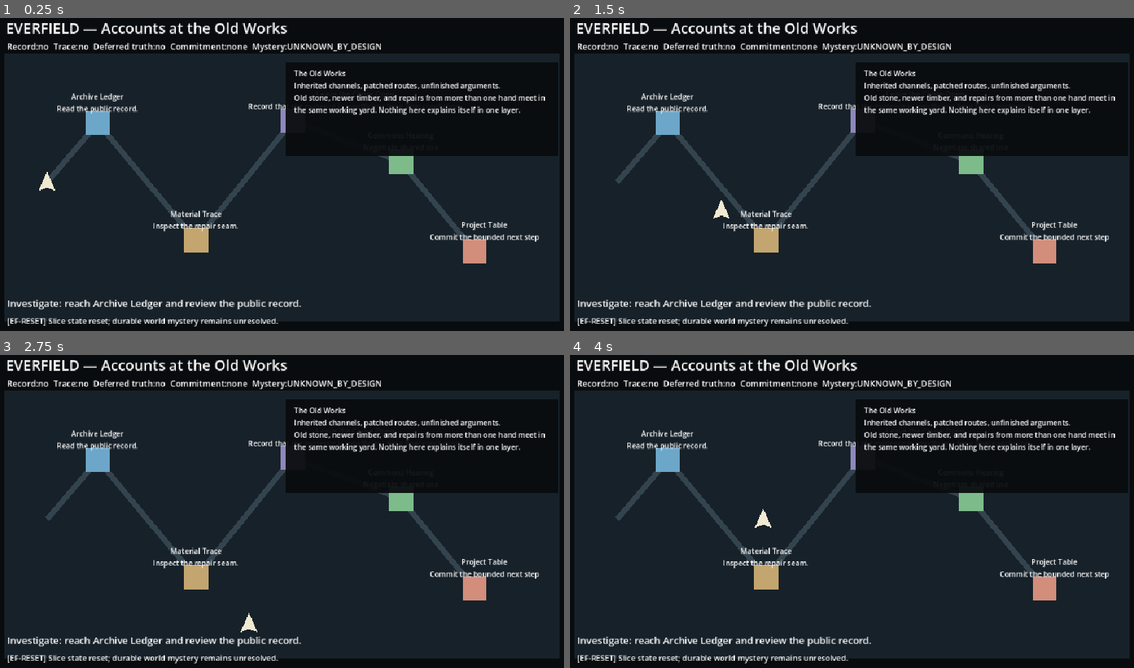
Above: before the commit, frames 1-4 (two rows, left to right).
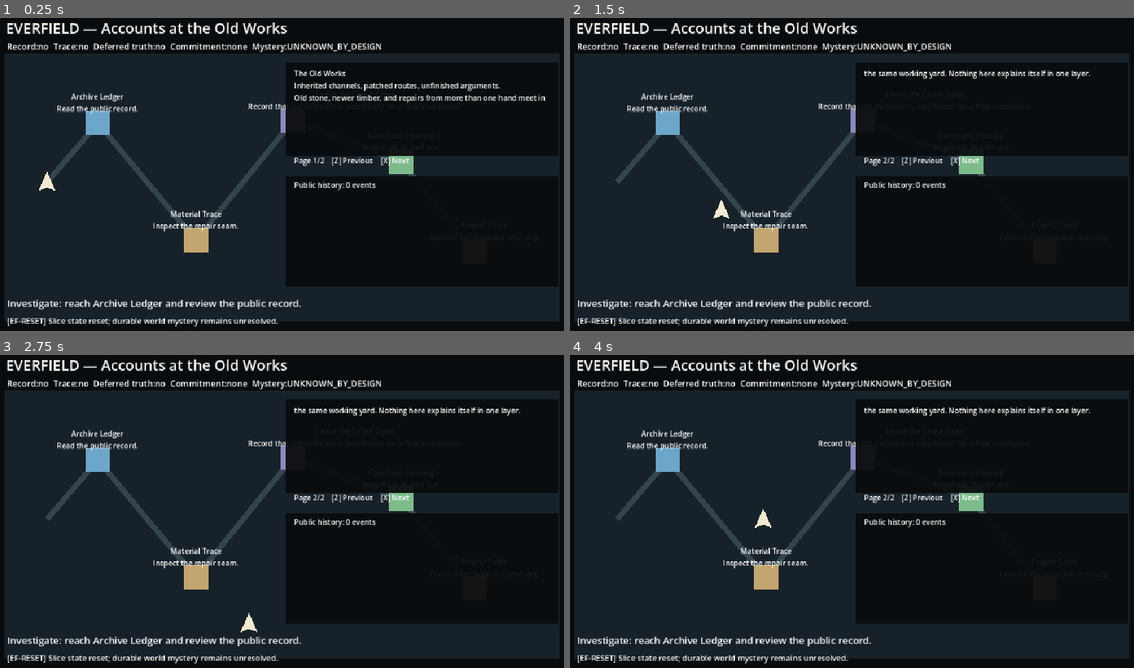
Above: after the commit, the same moments.

Repository: vokerg/everfield
Game: Godot game, scene res://main.tscn
Same seed, same stepped clock (60 frames per second), same inputs: the game is played once before the commit and once after it.
Inputs (mouse positions are in pixels of both pictures, inside the frame that each line leads up to):
- Up to frame 1 (0.25 s): no input
- Up to frame 2 (1.5 s): tap Enter (ui_accept) at 0.5, 0.77 s; move the mouse to (981, 155) at 0.52 s; hold D 0.53-1.28 s; tap Z at 0.6 s; click (981, 155) at 0.67 s; tap X at 0.8, 1.35 s; move the mouse to (733, 190) at 1.27 s; hold S from 1.28 s (still down)
- Up to frame 3 (2.75 s): tap Enter (ui_accept) at 1.52 s; tap C at 1.55, 2.1 s; move the mouse to (338, 436) at 2.02 s; release S at 2.03 s; hold D from 2.03 s (still down); tap V at 2.3 s
- Up to frame 4 (4 s): move the mouse to (823, 574) at 2.77 s; release D at 2.78 s; hold W 2.78-3.53 s; tap V at 2.85 s; click (823, 574) at 2.92 s; tap Enter (ui_accept) at 3.02, 3.77 s; tap Z at 3.05, 3.6 s; move the mouse to (1026, 558) at 3.52 s; hold A from 3.53 s (still down); tap X at 3.8 s

The runs differ from the first frame. In frame 1, 18% of the frame differs, in the area x 50-99%, y 28-86%; in frame 2, 19%, in the area x 50-99%, y 16-86%; in frame 3, 19%; in frame 4, 19%.

Commit message:
[PLAN-v1][#1629] Wire exact reviewed public paging and bounded genuine session history into playable

Diff:
--- a/game/main.gd
+++ b/game/main.gd
@@ -11,6 +11,8 @@
 const PlayablePresentation = preload("res://components/playable_presentation/playable_presentation.gd")
 const InteractionFeedbackPolicy = preload("res://components/interaction_feedback/interaction_feedback_policy.gd")
 const ActionCommandPolicy = preload("res://components/action_commands/action_command_policy.gd")
+const PublicTextNavigation = preload("res://components/public_text_navigation/public_text_navigation.gd")
+const RouteHistoryView = preload("res://components/route_history_view/route_history_view.gd")
 
 const PLAYER_SPEED := 230.0
 const INTERACT_RADIUS := 88.0
@@ -23,7 +25,18 @@
 var diagnostic_label: Label
 var presentation_panel: ColorRect
 var presentation_label: Label
+var presentation_nav_label: Label
+var history_label: RichTextLabel
+var history_header_label: Label
 var station_nodes: Dictionary = {}
+
+var public_text_navigation: Variant
+var route_history_view: Variant
+var presentation_scenario := ""
+var presentation_source_text := ""
+var presentation_page := 0
+var presentation_page_count := 0
+var history_page := 0
 
 var station_world: Variant
 var playable_presentation: Variant
@@ -43,6 +56,8 @@
     session_state = SessionState.new()
     diagnostic_catalog = DiagnosticCatalog.new()
     hud_objective_model = HudObjectiveModel.new()
+    public_text_navigation = PublicTextNavigation.new()
+    route_history_view = RouteHistoryView.new()
     _build_world()
     reset_slice()
     print("[EVERFIELD][BOOT] Accounts at the Old Works first playable ready")
@@ -80,15 +95,31 @@
     # The published pure decoder preserves logical keycode, pressed, echo and
     # exact E/1/2/3/R meanings. Dispatch and session gates remain here.
     var command: Dictionary = ActionCommandPolicy.decode_event(event)
-    if not command.get("ok", false):
-        return
-    match String(command.get("action", "")):
-        "interact":
-            interact_nearest()
-        "choose_commitment":
-            choose_commitment(String(command.get("choice", "")))
-        "reset":
-            reset_slice()
+    if command.get("ok", false):
+        match String(command.get("action", "")):
+            "interact":
+                interact_nearest()
+            "choose_commitment":
+                choose_commitment(String(command.get("choice", "")))
+            "reset":
+                reset_slice()
+        return
+    # These four keys are absent from the frozen ActionCommandPolicy and
+    # TraversalPolicy maps; physical-only, released and echo events do nothing.
+    if not (event is InputEventKey):
+        return
+    var key_event: InputEventKey = event as InputEventKey
+    if not key_event.pressed or key_event.echo:
+        return
+    match key_event.keycode:
+        KEY_Z:
+            navigate_public_text(-1)
+        KEY_X:
+            navigate_public_text(1)
+        KEY_C:
+            navigate_public_history(-1)
+        KEY_V:
+            navigate_public_history(1)
 
 func _build_world() -> void:
     var layout: Dictionary = station_world.get_layout()
@@ -179,6 +210,43 @@
     presentation_label.z_index = 6
     add_child(presentation_label)
 
+    presentation_nav_label = Label.new()
+    presentation_nav_label.name = "PresentationNavigation"
+    presentation_nav_label.position = Vector2(500, 242)
+    presentation_nav_label.size = Vector2(422, 22)
+    presentation_nav_label.add_theme_font_size_override("font_size", 12)
+    presentation_nav_label.z_index = 6
+    add_child(presentation_nav_label)
+
+    var history_panel := ColorRect.new()
+    history_panel.name = "HistoryPanel"
+    history_panel.position = Vector2(486, 276)
+    history_panel.size = Vector2(450, 182)
+    history_panel.color = Color(0.035, 0.047, 0.055, 0.94)
+    history_panel.z_index = 5
+    add_child(history_panel)
+
+    history_header_label = Label.new()
+    history_header_label.name = "HistoryHeader"
+    history_header_label.position = Vector2(500, 282)
+    history_header_label.size = Vector2(422, 24)
+    history_header_label.add_theme_font_size_override("font_size", 12)
+    history_header_label.z_index = 6
+    add_child(history_header_label)
+
+    # RichTextLabel has an actual scrollbar for long reviewed public titles;
+    # never clip or silently omit any of the eight entries on a model page.
+    history_label = RichTextLabel.new()
+    history_label.name = "History"
+    history_label.position = Vector2(500, 308)
+    history_label.size = Vector2(422, 140)
+    history_label.fit_content = false
+    history_label.scroll_active = true
+    history_label.bbcode_enabled = false
+    history_label.add_theme_font_size_override("normal_font_size", 12)
+    history_label.z_index = 6
+    add_child(history_label)
+
     diagnostic_label = Label.new()
     diagnostic_label.name = "Diagnostic"
     diagnostic_label.position = Vector2(26, 506)
@@ -188,10 +256,12 @@
 
 func reset_slice() -> void:
     session_state.reset()
+    history_page = 0
     if player != null:
         player.position = station_world.get_layout()["player_spawn"]
     _emit_diagnostic("EF-RESET")
     _show_world_intro()
+    _refresh_history_view()
     _refresh_hud()
 
 func interact_nearest() -> bool:
@@ -306,7 +376,15 @@
     return session_state.snapshot()
 
 func get_presentation_text() -> String:
+    # Compatibility audit accessor: the COMPLETE reviewed source, never a
+    # silently cropped first page. Use get_visible_presentation_text for UI.
+    return presentation_source_text
+
+func get_visible_presentation_text() -> String:
     return presentation_label.text if presentation_label != null else ""
+
+func get_visible_history_text() -> String:
+    return history_label.text if history_label != null else ""
 
 func get_hud_view() -> Dictionary:
     return hud_objective_model.build_view(get_game_state(), _hud_station_metadata())
@@ -326,6 +404,11 @@
     if not session_state.append_history(event_id):
         return false
     print("[EVERFIELD][STATE] %s" % event_id)
+    # Auto-follow the latest completed bounded history page, but never alter
+    # session state to change public projection/presentation position.
+    var history_size: int = (session_state.snapshot().get("history", []) as Array).size()
+    history_page = int((history_size - 1) / RouteHistoryView.PAGE_SIZE) if history_size > 0 else 0
+    _refresh_history_view()
     return true
 
 func _nearest_station_id() -> String:
@@ -359,31 +442,131 @@
     return display
 
 func _show_world_intro() -> void:
-    _show_public_view(playable_presentation.world_intro())
+    _show_public_view(playable_presentation.world_intro(), "world_intro")
 
 func _show_old_works_station(station_id: String) -> void:
-    _show_public_view(playable_presentation.old_works_station(station_id))
+    var scenes := {
+        "public_record": "world_public_record",
+        "material_trace": "world_material_trace",
+        "defer_conclusion": "world_truth_deferral",
+    }
+    _show_public_view(playable_presentation.old_works_station(station_id), String(scenes.get(station_id, "")))
 
 func _show_hearing_opening() -> void:
-    _show_public_view(playable_presentation.hearing_opening())
+    _show_public_view(playable_presentation.hearing_opening(), "commons_hearing_opening")
 
 func _show_hearing_and_consequence(route_scope: String, event_id: String) -> void:
-    _show_public_view(playable_presentation.hearing_and_consequence(route_scope, event_id))
+    var scenes := {
+        "repair_pilot": "combined_repair",
+        "records_first": "combined_records_first",
+        "defer": "combined_explicit_deferral",
+    }
+    _show_public_view(playable_presentation.hearing_and_consequence(route_scope, event_id), String(scenes.get(route_scope, "")))
 
 func _show_consequence(event_id: String) -> void:
-    _show_public_view(playable_presentation.consequence(event_id))
-
-func _show_public_view(view: Dictionary) -> void:
-    # Never turn missing, malformed or unauthorized public text into success.
-    if not view.get("ok", false) or typeof(view.get("text")) != TYPE_STRING or String(view.get("text", "")).is_empty():
-        _set_presentation("[EF-PRESENTATION-INVALID] Reviewed public text unavailable.")
-        return
+    var scenes := {
+        "BOUNDED_REPAIR_PILOT_STARTED": "consequence_repair_completion",
+        "RECORDS_FIRST_PACKAGE_FILED": "consequence_records_completion",
+    }
+    _show_public_view(playable_presentation.consequence(event_id), String(scenes.get(event_id, "")))
+
+func _show_public_view(view: Dictionary, scenario: String) -> void:
+    # Source approval is independently checked against the published pure
+    # navigation model; an arbitrary caller view cannot inject visible prose.
+    var first: Dictionary = public_text_navigation.page_view(scenario)
+    if not view.get("ok", false) or typeof(view.get("text")) != TYPE_STRING or not first.get("ok", false):
+        _invalid_public_view()
+        return
+    var expected: String = String(view["text"])
+    if expected.is_empty() or first.get("source_sha256") != expected.sha256_text():
+        _invalid_public_view()
+        return
+    var complete := ""
+    for index in range(int(first["page_count"])):
+        var piece: Dictionary = public_text_navigation.page_view(scenario, index)
+        if not piece.get("ok", false):
+            _invalid_public_view()
+            return
+        complete += String(piece["text"])
+    if complete != expected:
+        _invalid_public_view()
+        return
+    presentation_scenario = scenario
+    presentation_source_text = complete
+    presentation_page = 0
+    presentation_page_count = int(first["page_count"])
+    _render_public_page(first)
+
+func _invalid_public_view() -> void:
+    presentation_scenario = ""
+    presentation_source_text = ""
+    presentation_page = 0
+    presentation_page_count = 0
+    _set_presentation("[EF-PRESENTATION-INVALID] Reviewed public text unavailable.")
+    if presentation_nav_label != null:
+        presentation_nav_label.text = ""
+
+func _render_public_page(view: Dictionary) -> void:
+    if not view.get("ok", false) or view.get("source_sha256") != presentation_source_text.sha256_text():
+        _invalid_public_view()
+        return
+    presentation_page = int(view["page_index"])
     _set_presentation(String(view["text"]))
+    if presentation_nav_label != null:
+        presentation_nav_label.text = (
+            "Page %d/%d    [Z] Previous    [X] Next" %
+            [presentation_page + 1, presentation_page_count]
+        ) if presentation_page_count > 1 else ""
+
+func navigate_public_text(direction: int) -> bool:
+    if direction != -1 and direction != 1:
+        return false
+    if presentation_scenario.is_empty():
+        return false
+    var view: Dictionary = public_text_navigation.navigate(presentation_scenario, presentation_page, direction)
+    if not view.get("ok", false):
+        return false
+    if view.get("source_sha256") != presentation_source_text.sha256_text():
+        return false
+    _render_public_page(view)
+    return true
+
+func _refresh_history_view() -> void:
+    if history_label == null or history_header_label == null:
+        return
+    # Genuine state source: the only accepted provenance is SessionState's
+    # own deep-copy snapshot and the exact reviewed World/Consequence scripts.
+    var view: Dictionary = route_history_view.build_view(
+        session_state.snapshot(), old_works_presentation, consequence_presentation, history_page
+    )
+    if not view.get("ok", false):
+        history_label.text = "[EF-ROUTE-HISTORY-INVALID] Public route history unavailable."
+        history_header_label.text = "Public history unavailable"
+        return
+    history_label.text = String(view["text"])
+    history_header_label.text = "Public history: %d events" % int(view["count"])
+    if int(view["page_count"]) > 1:
+        history_header_label.text += "  %d/%d [C] Prev [V] Next" % [
+            history_page + 1, int(view["page_count"])
+        ]
+
+func navigate_public_history(direction: int) -> bool:
+    if direction != -1 and direction != 1:
+        return false
+    var candidate_page: int = history_page + direction
+    var view: Dictionary = route_history_view.build_view(
+        session_state.snapshot(), old_works_presentation, consequence_presentation, candidate_page
+    )
+    if not view.get("ok", false):
+        return false
+    history_page = candidate_page
+    _refresh_history_view()
+    return true
 
 func _set_presentation(text: String) -> void:
     if presentation_label != null:
         presentation_label.text = text
-    print("[EVERFIELD][PRESENTATION] %s" % text.replace("\n", " | "))
+    print("[EVERFIELD][PRESENTATION-PAGE] %s" % text.replace("\n", " | "))
 
 func _refresh_nearby_hint() -> void:
     # Movement must arbitrate again even after walking out of range. The old
